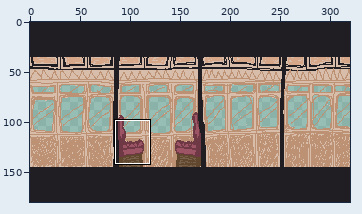
Two states of a sprite sheet, Assets/images/train_bg/train_interior.png. The first picture is a wide view before the edit; the outline marks the close-up.
Close-up. Old version:
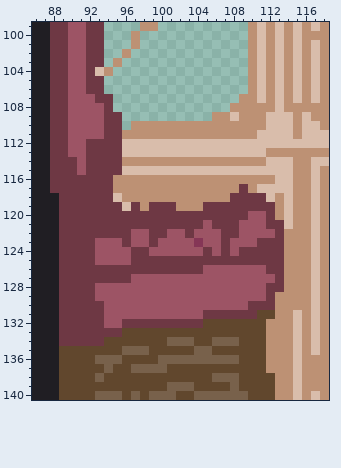
The file is 320x180 pixels. Shown: x 86..118, y 99..140. The commit also changed other parts of the picture, which this record leaves out.
After:
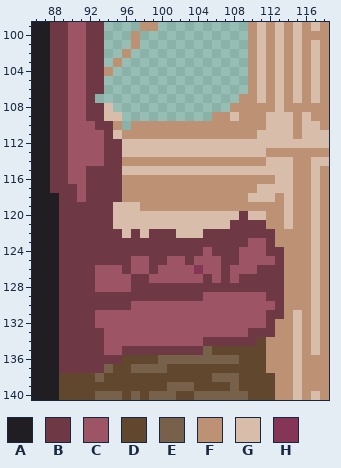
Palette (. is transparent): A #201e23  B #6e3844  C #9d5465  D #61472d  E #78614b  F #bd9174  G #d9bdab  H #853656
The edit:
y 104: x 93 G -> B
y 107: x 92..94 CBB -> B..
y 108: x 92..94 CCB -> BBG
y 109: x 92..95 CCBB -> BBGG
y 110: x 93 C -> B; x 95 B -> F
y 111: x 95 B -> G
y 112..113: x 92..93 BB -> CC
y 114: x 90 B -> C; x 92..93 BB -> CC
y 115: x 90 B -> C
y 116: x 90..91 BB -> CC; x 95 F -> B
y 117: x 91 B -> C; x 95 F -> B; x 109 B -> F
y 118: x 91 B -> C; x 95 G -> B; x 108..111 BBBB -> FFGG
y 119: x 95 B -> G; x 97 B -> G; x 99..101 BBB -> FFF; x 105..112 BBBBBBBB -> FFFFFFFF
y 120: x 95..108 BBBBBBBBBBBBBB -> GGGGGGGGGGGGGG; x 110..112 CCB -> GGF
y 121: x 95..107 BBBBBBBBBBCBB -> GGGGGGGGGGGGG; x 109..113 CCCBB -> BBBFF
y 122: x 96..98 BCC -> GBG; x 101..106 CCBCCC -> BGGGBB; x 109..113 CCCCB -> BBBBF
y 123: x 93..95 CCC -> BBB; x 97..98 CC -> BB; x 100..106 CCCCHCC -> BBBBBBB; x 108..109 CC -> BB; x 111 B -> C; x 113 B -> F
y 124: x 93..96 CCCC -> BBBB; x 99..106 CCCCCCBC -> BBBBBBCB; x 108..111 CBBB -> BCCC
y 125: x 93..98 CCCCBB -> BBBBCC; x 101..102 BB -> CC; x 104..106 BBB -> CCC; x 109..112 BBBB -> CCCC
y 126: x 93..95 BBB -> CCC; x 97..98 BB -> CC; x 100..104 BBBBB -> CCCCH; x 107 C -> B; x 111 C -> B
y 127: x 93..98 BBBBCC -> CCCCBB; x 105 C -> B; x 107 C -> B; x 109..112 CCCC -> BBBB
y 128: x 97..111 CCCCCCCCCCCCCCC -> BBBBBBBBBBBBBBB
y 129: x 93..104 CCCCCCCCCCCC -> BBBBBBBBBBBB; x 113 F -> B
y 130: x 94..96 CCC -> BBB; x 110..113 BBBF -> CCCB
y 131: x 93 B -> C; x 105..113 BBBBBBDDF -> CCCCCCCBB
y 132: x 93 B -> C; x 96..112 BBBBBBBBBDDDDDDDF -> CCCCCCCCCCCCCCCCB
y 133: x 94..112 BBDDDDDDDDDDDDDDDDF -> CCCCCCCCCCCCCCCCBBB
y 134: x 94..110 DDDDDDDEEEDDEEEDD -> CCCCCCCCCCCBBBBBB
y 135: x 89..104 DDDDDDDEEEDDDDDE -> BBBBBCCBBBBBBBBB
y 136: x 89..95 DDDDEEE -> BBBBBBB
y 137: x 89..93 DDDDD -> BBBBB
Where, in picture pixels (left, top, right, bottom), the same in both close-ups:
changed: (59, 67, 284, 373)
